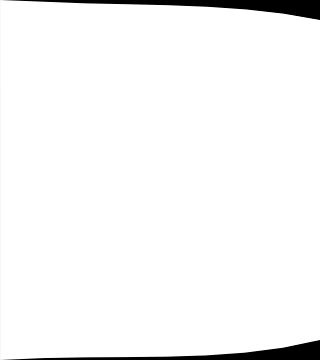
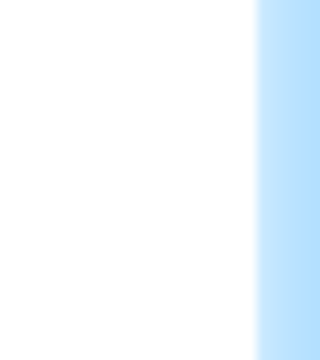
Before/after of a (320, 360) layered artwork. What changed in the layer stack:
renamed "Calque 1" to "Calque 2", opacity 10% → 30%, painted on it over [8, 0, 320, 360]
removed layer "Calque 0" over [0, 0, 320, 360]
